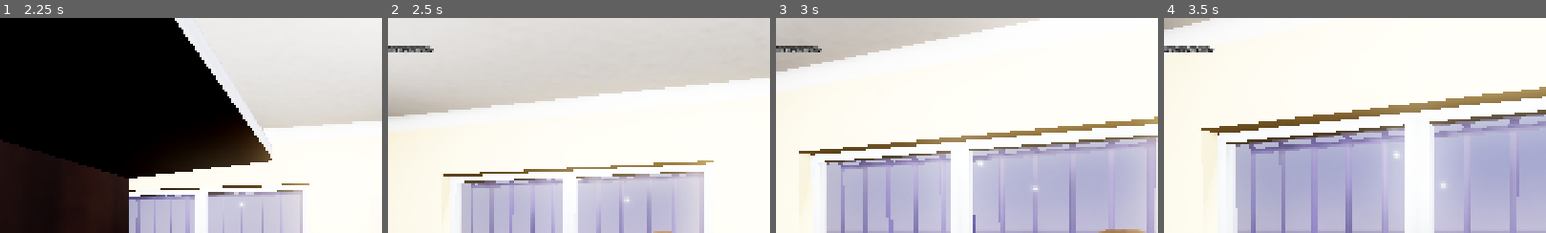
Above: before the commit, frames 1-4 (left to right).
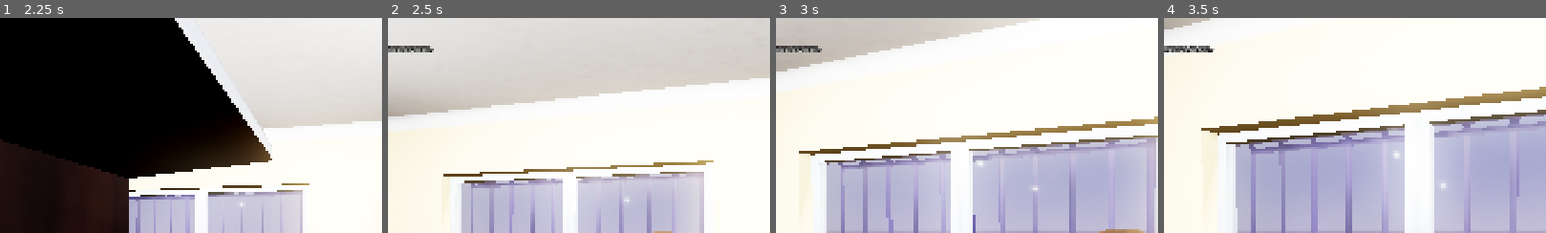
Above: after the commit, the same moments.

Repository: takanazwa5/ProjektMonopolowy
Game: Godot game, scene res://scenes/game/game.tscn
Two runs of this game, one before a commit and one after it. Both use one fixed random seed, a clock stepped at 60 frames per second and the inputs below.
Inputs (mouse positions are % of the whole screen's width and height, from its top left):
- Up to frame 1 (2.25 s): tap Enter at 0.5 s; move the mouse to (55, 50) at 0.52 s; hold Ctrl (crouch) 0.53-1.28 s; hold W (walk_forward) from 0.53 s (still down); click (55, 50) at 0.67 s; move the mouse to (45, 50) at 1.27 s; tap G (drop_item) at 1.35 s; move the mouse to (52, 48) at 2.02 s; hold E (interact) from 2.03 s (still down)
- Up to frame 2 (2.5 s): keep holding W (walk_forward); keep holding E (interact)
- Up to frame 3 (3 s): keep holding W (walk_forward); move the mouse to (49, 52) at 2.77 s; release E (interact) at 2.78 s; tap Ctrl (crouch) at 2.85 s; click (49, 52) at 2.92 s
- Up to frame 4 (3.5 s): keep holding W (walk_forward)
The pictures show only the part of the screen within x 14-64%, y 0-50%; the shares and areas given below are measured in that part.

Frame 1 is identical in both runs. In frame 2, 0.1% of the frame differs, in the area x 2-11%, y 12-16%; in frame 3, 0.1%; in frame 4, less than 0.1%.

Commit message:
Integrate cash register with NPC payment flow
Added a transaction_ended signal to CashRegister and exposed generate_random_order as a public method. Level now stores a reference to the cash register. In NPCPayingState, the cash register generates a new random order when the payment animation finishes. Updated the level scene to mark CashRegister as unique in owner.

Diff:
--- a/features/cash_register/cash_register.gd
+++ b/features/cash_register/cash_register.gd
@@ -1,4 +1,7 @@
 class_name CashRegister extends StaticBody3D
+
+
+signal transaction_ended
 
 
 var total : float = 0.0
@@ -19,10 +22,10 @@
 
 		node.interaction.connect(_on_cash_interaction)
 
-	GameManager.debug_menu.random_order_button.pressed.connect(_generate_random_order)
+	GameManager.debug_menu.random_order_button.pressed.connect(generate_random_order)
 
 
-func _generate_random_order() -> void:
+func generate_random_order() -> void:
 
 	var total_rounding : float = [1.0, 0.5].pick_random()
 	total = randf_range(50.0, 200.0)
@@ -53,6 +56,7 @@
 		total = 0.0
 		paid = 0.0
 		change = 0.0
+		transaction_ended.emit()
 
 
 func _on_cash_interaction(value: float) -> void:
--- a/features/level/level.gd
+++ b/features/level/level.gd
@@ -3,9 +3,11 @@
 
 static var counter: Counter
 static var fridge: Node3D
+static var cash_register: CashRegister
 
 
 func _ready() -> void:
 
 	counter = %Counter
 	fridge = %Fridge
+	cash_register = %CashRegister
--- a/features/level/level.tscn
+++ b/features/level/level.tscn
@@ -200,6 +200,7 @@
 shadow_enabled = true
 
 [node name="CashRegister" parent="." instance=ExtResource("10_3y4uf")]
+unique_name_in_owner = true
 transform = Transform3D(-0.992185, 0, -0.124779, 0, 1, 0, 0.124779, 0, -0.992185, 1.74809, 1.12412, -1.67112)
 
 [node name="Marlboro" parent="." instance=ExtResource("5_mfaqe")]
--- a/features/npc/shared/states/paying_state.gd
+++ b/features/npc/shared/states/paying_state.gd
@@ -1,10 +1,19 @@
 class_name NPCPayingState extends NPCState
 
 
-@onready var animation_player: AnimationPlayer = %AnimationPlayer
 @onready var animation_tree: AnimationTree = %AnimationTree
+
+
+func _ready() -> void:
+
+	animation_tree.animation_finished.connect(_on_animation_finished)
 
 
 func enter() -> void:
 
 	animation_tree.set(&"parameters/put_down/request", AnimationNodeOneShot.ONE_SHOT_REQUEST_FIRE)
+
+
+func _on_animation_finished(anim_name: StringName) -> void:
+
+	if anim_name == &"Rig/PutDown_Base": Level.cash_register.generate_random_order()
